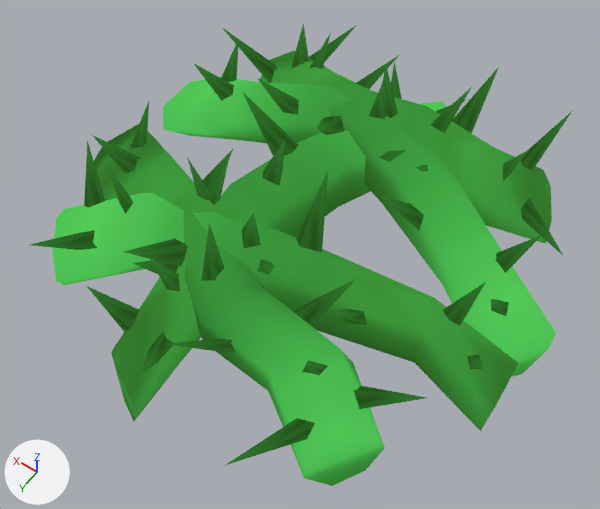
Before and after pictures for a commit that changed the glTF model models/level/common/thorns/thorns.gltf.
One viewpoint serves both versions: a camera (50 mm lens) standing at (-1.23, 1.76, 2.86) and looking at (-0.05, 0.11, 0.28). Every picture has the same lights, and +X, +Y and +Z are marked at lower left. Objects named as collision shapes, trigger or cutter boxes, shadow casters or lower levels of detail are left out. Where no turn or scale is listed for an object, it has been applied to the vertices.

Before the edit, the objects in view are built like this:
```python
mat_thorns = bpy.data.materials.new('thorns')
mat_thorns.use_nodes = True; mat_thorns.node_tree.nodes.clear()
_N = mat_thorns.node_tree.nodes; _L = mat_thorns.node_tree.links
n0 = _N.new('ShaderNodeEmission'); n0.name = 'Emission'
n1 = _N.new('ShaderNodeLightPath'); n1.name = 'Light Path'
n2 = _N.new('ShaderNodeBsdfTransparent'); n2.name = 'Transparent BSDF'
n3 = _N.new('ShaderNodeMixShader'); n3.name = 'Mix Shader'
n4 = _N.new('ShaderNodeOutputMaterial'); n4.name = 'Material Output'
n5 = _N.new('ShaderNodeTexImage'); n5.name = 'Image Texture'
n5.image = img_thorns_png
_L.new(n1.outputs[0], n3.inputs[0])  # 'Is Camera Ray' to 'Factor'
_L.new(n2.outputs[0], n3.inputs[1])  # 'BSDF' to 'Shader'
_L.new(n0.outputs[0], n3.inputs[2])  # 'Emission' to 'Shader'
_L.new(n3.outputs[0], n4.inputs[0])  # 'Shader' to 'Surface'
_L.new(n5.outputs[0], n0.inputs[0])  # 'Color' to 'Color'
me_thornsmesh_001 = bpy.data.meshes.new('ThornsMesh.001')
me_thornsmesh_001.from_pydata(...)  # 460 vertices, 600 faces; spans x -1.03..1.01, y -1.05..1.03, z -0.02..0.77
me_thornsmesh_001.materials.append(mat_thorns)
ob_thornsmesh = bpy.data.objects.new('ThornsMesh', me_thornsmesh_001)
ob_thornsmesh.location = (0.0, 0.0, 0.0)
```
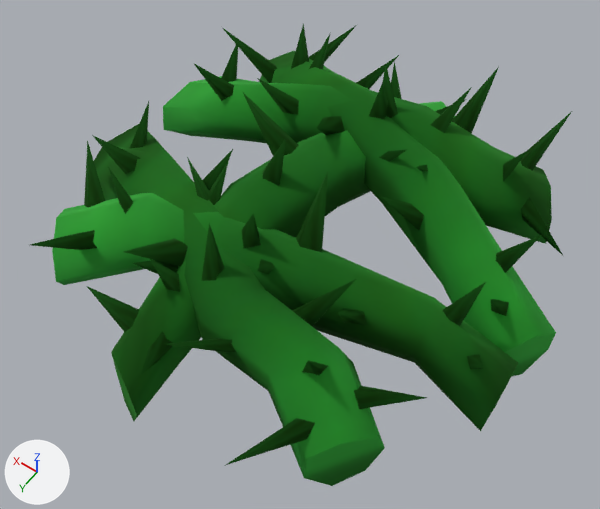
What differs and where, as boxes (x1, y1, x2, y2) in the pictures (600 x 509 px):
'ThornsMesh', recoloured
    both: (30, 24, 572, 486)

What changed in the scene script:
```text
Change mat_thorns:
    remove # nodes: BsdfTransparent, Emission, LightPath, MixShader, OutputMaterial, TexImage
    nodes: BsdfPrincipled, OutputMaterial, TexImage
```
